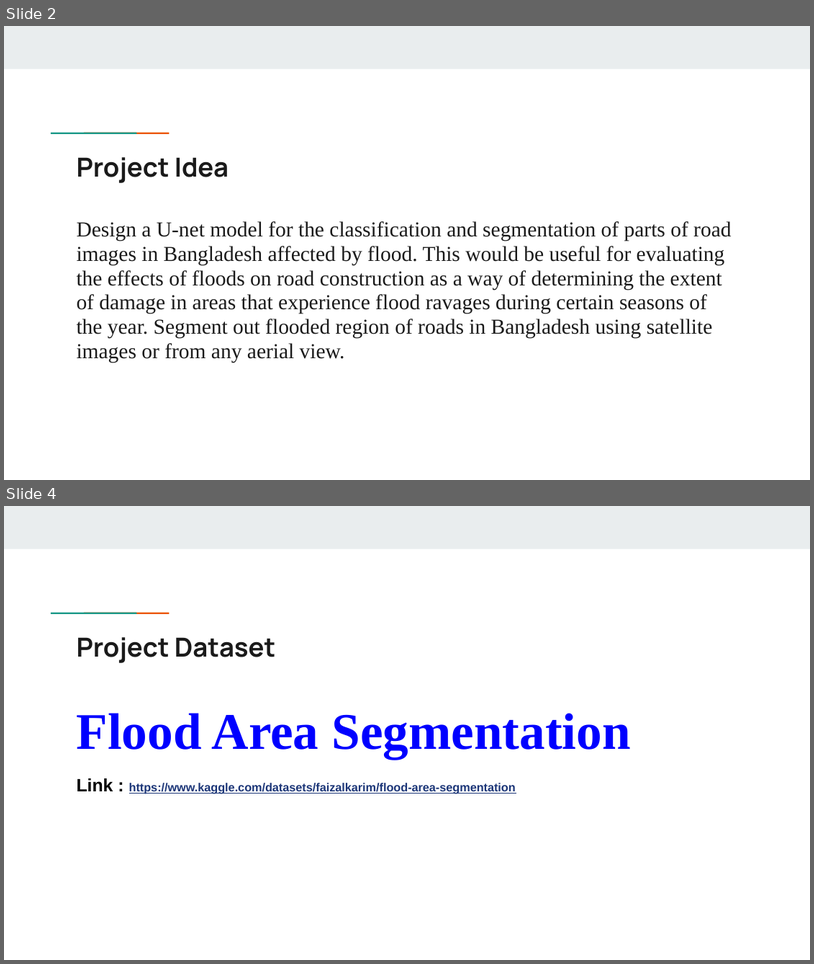
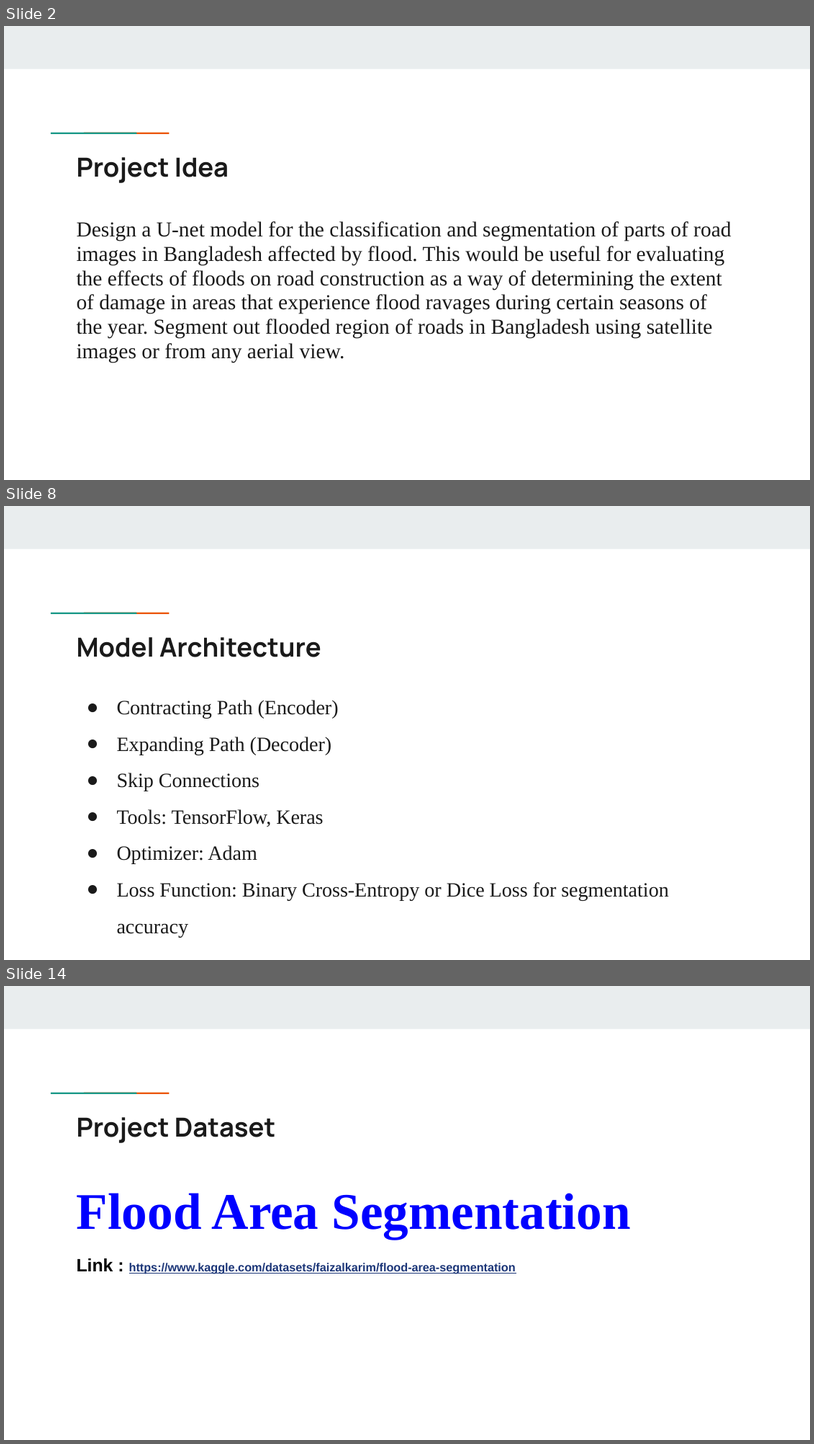
Before and after one commit to Shaoun18/CSE713, a slide deck: Final Project/Task_4a/Flood Impact Detection on Roads Using U-Net.pptx. Shown one above the other, each under a label of ours: slides 2 and 4 before the commit, slides 2, 8 and 14 after it; the slides between them are not shown. The pictures are 814x964 and 814x1444 pixels, drawn with LibreOffice and Linux fonts; fonts in the diff are those of the drawing. Boxes give left, top, right and bottom in pixels: in the first picture for what was removed or moved away, otherwise in the second. Text is boxed around its words. In the diff, an @@ line names an element or a change of style, - is before the commit and + after.

```diff
--- a/Final Project/Task_4a/Flood Impact Detection on Roads Using U-Net.pptx
+++ b/Final Project/Task_4a/Flood Impact Detection on Roads Using U-Net.pptx
@@ slide 8 added at box(4, 506, 810, 960), background #FFFFFF; not listed: 3 template elements that a slide beside it also shows @@
@@ title added at box(77, 637, 322, 657), 23.4 pt, text #1A1A1A, bold @@
+Model Architecture
@@ text added at box(117, 700, 669, 937), 18 pt, text #1A1A1A @@
+● Contracting Path (Encoder)
+● Expanding Path (Decoder)
+● Skip Connections
+● Tools: TensorFlow, Keras
+● Optimizer: Adam
+● Loss Function: Binary Cross-Entropy or Dice Loss for segmentation accuracy
@@ what was slide 4 is now slide 14 @@
```
Also in this commit, not shown: 2 slides changed, 10 other slides added.
